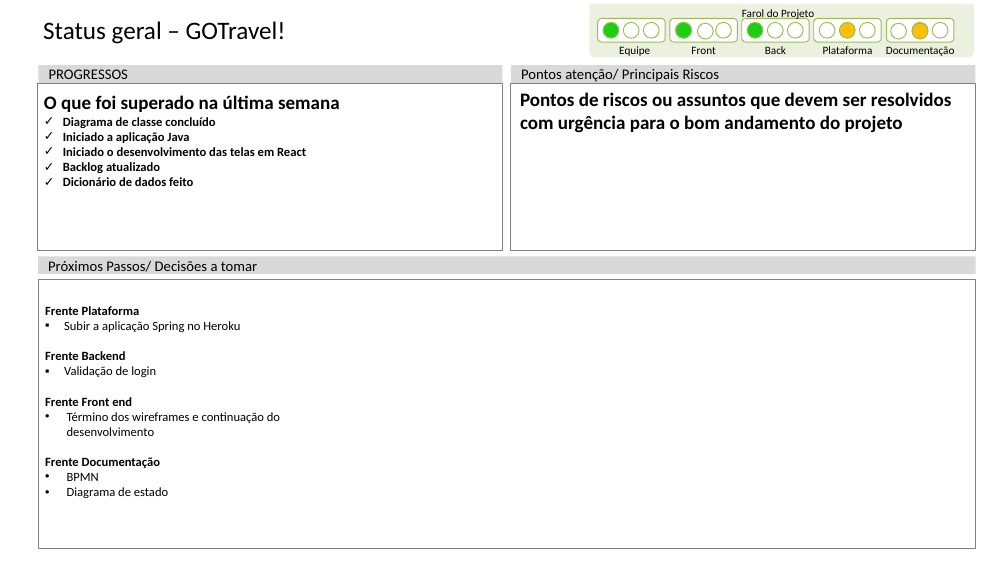
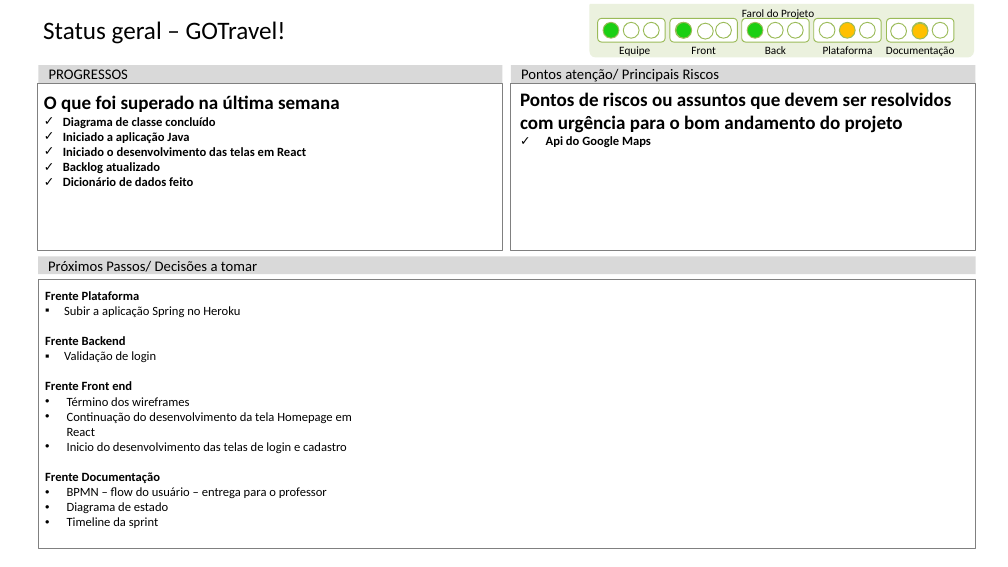
Before and after one commit to JoelSilv4/20201-3adsa-grupo1, a slide deck: slide 3 of Documentos/ppt's/status-report-gotravel.pptx. Drawn at 1008x567 pixels with LibreOffice and Linux fonts; fonts in the diff are those of the drawing. Boxes give left, top, right and bottom in pixels: in the first picture for what was removed or moved away, otherwise in the second. Text is boxed around its words. In the diff, an @@ line names an element or a change of style, - is before the commit and + after.

Commit message:
status report atualizado

```diff
--- a/Documentos/ppt's/status-report-gotravel.pptx
+++ b/Documentos/ppt's/status-report-gotravel.pptx
@@ text at (546, 136, 651, 147): paragraph added @@
+✓ Api do Google Maps
@@ text in rectangle at (67, 397, 352, 453): text changed @@
-  • Término dos wireframes e continuação do desenvolvimento
+  • Término dos wireframes
+  • Continuação do desenvolvimento da tela Homepage em React
+  • Inicio do desenvolvimento das telas de login e cadastro
@@ text in rectangle at (67, 487, 327, 498): text changed @@
-  • BPMN
+  • BPMN – flow do usuário – entrega para o professor
@@ text in rectangle at (67, 517, 158, 528): paragraph added @@
+  • Timeline da sprint
```
